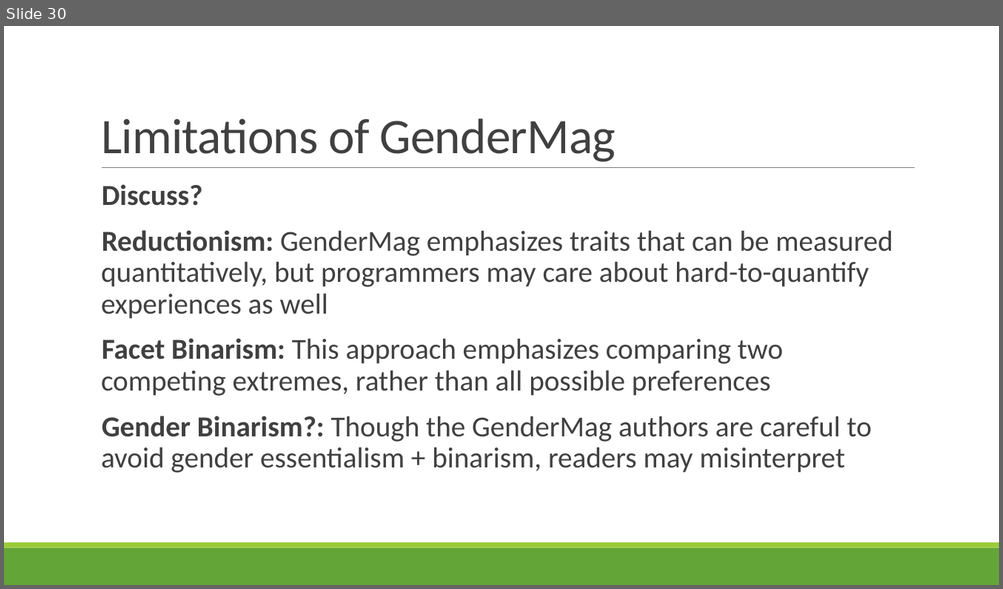
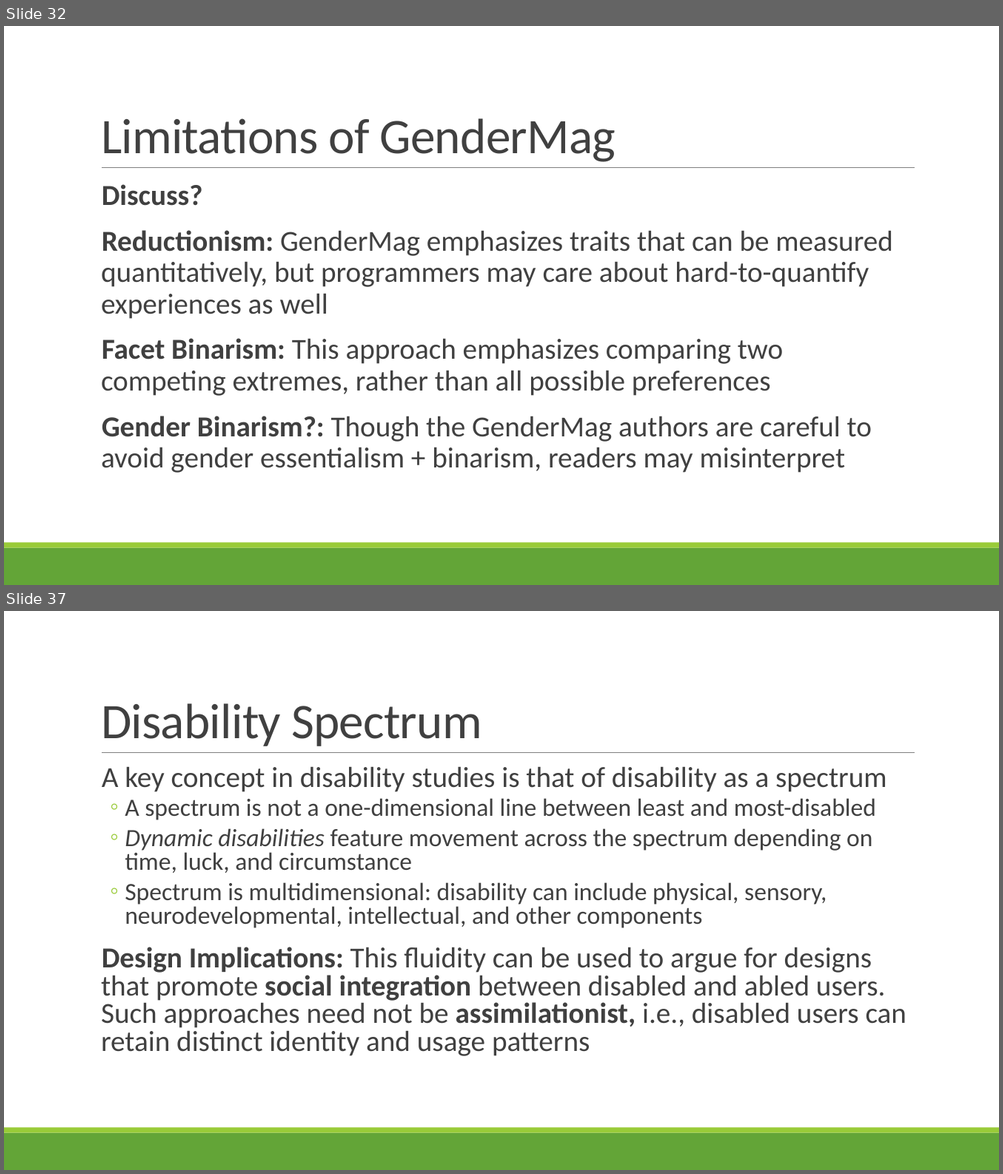
Before and after one commit to rbohrer/pl-course, a slide deck: LectureSlides/10GenderDisability.pptx. Shown one above the other, each under a label of ours: slide 30 before the commit, slides 32 and 37 after it; the slides between them are not shown. The pictures are 1003x589 and 1003x1174 pixels, drawn with LibreOffice and Linux fonts; fonts in the diff are those of the drawing. Boxes give left, top, right and bottom in pixels: in the first picture for what was removed or moved away, otherwise in the second. Text is boxed around its words. In the diff, an @@ line names an element or a change of style, - is before the commit and + after.

```diff
--- a/LectureSlides/10GenderDisability.pptx
+++ b/LectureSlides/10GenderDisability.pptx
@@ slide 37 added at box(4, 611, 999, 1170), background #FFFFFF; not listed: 3 template elements that a slide beside it also shows @@
@@ title added at box(101, 703, 482, 746), 48 pt, text #404040 @@
+Disability Spectrum
@@ text added at box(101, 766, 907, 1056), 28 pt, text #404040 @@
+  A key concept in disability studies is that of disability as a spectrum
+  ◦ A spectrum is not a one-dimensional line between least and most-disabled
+  ◦ Dynamic disabilities feature movement across the spectrum depending on time, luck, and circumstance
+  ◦ Spectrum is multidimensional: disability can include physical, sensory, neurodevelopmental, intellectual, and other components
+  Design Implications: This fluidity can be used to argue for designs that promote social integration between disabled and abled users. Such approaches need not be assimilationist, i.e., disabled users can retain distinct identity and usage patterns
@@ what was slide 30 is now slide 32 @@
```
Also in this commit, not shown: 3 slides changed, 19 other slides added, 1 slide removed.
